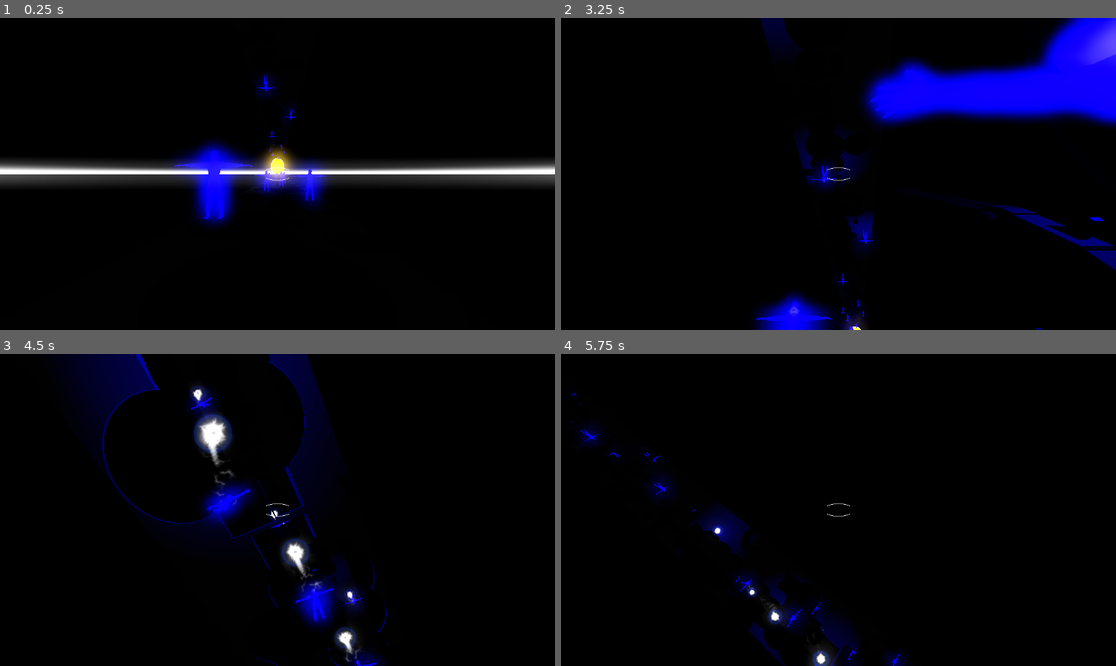
Above: before the commit, frames 1-4 (two rows, left to right).
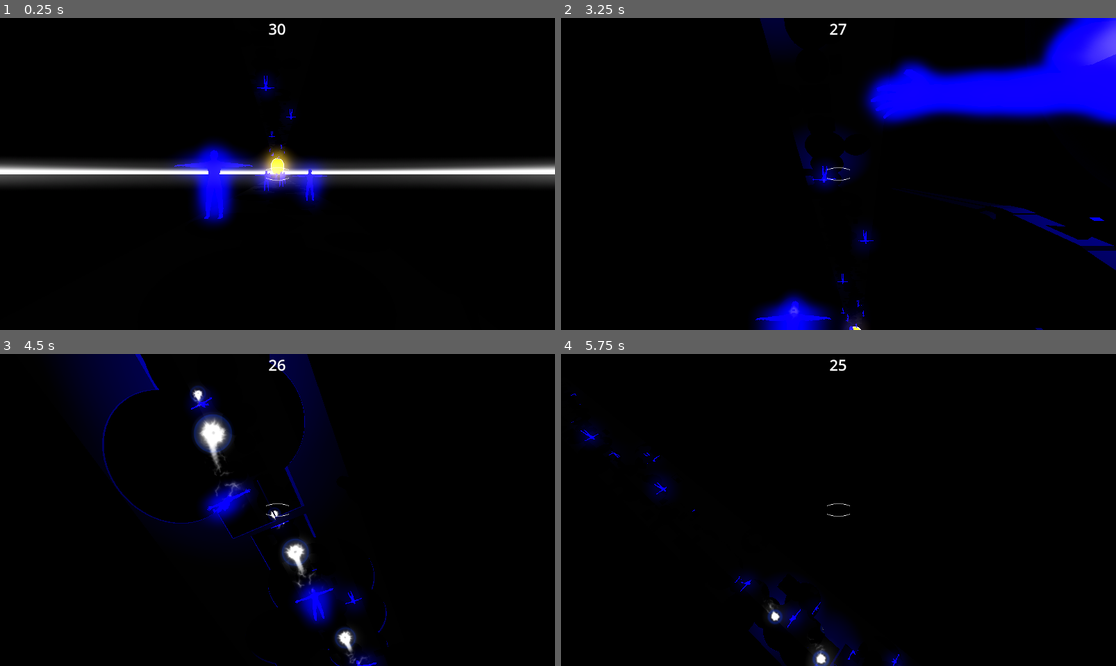
Above: after the commit, the same moments.

Repository: Games4Doritos/UWAGameJam2
Game: Godot game, scene res://Scenes/world.tscn
The game is run twice, just before and just after one commit, with the same random seed, the same clock (stepped at 60 frames per second) and the same inputs. This scene is started directly instead of the project's main scene.
Inputs (mouse positions are in pixels of both pictures, inside the frame that each line leads up to):
- Up to frame 1 (0.25 s): no input
- Up to frame 2 (3.25 s): move the mouse to (866, 174) at 0.52 s; hold Shift (run) 0.53-1.28 s; hold W (forward) from 0.53 s (still down); click (866, 174) at 0.67 s; tap Space (jump) at 0.77, 1.52, 3.02 s; move the mouse to (810, 174) at 1.27 s; click (810, 174) at 1.35 s; move the mouse to (849, 167) at 2.02 s; hold Shift (run) 2.03-2.78 s; click (849, 167) at 2.17 s; move the mouse to (832, 180) at 2.77 s; click (832, 180) at 2.85 s
- Up to frame 3 (4.5 s): keep holding W (forward); move the mouse to (316, 513) at 3.52 s; hold Shift (run) 3.53-4.28 s; click (316, 513) at 3.67 s; tap Space (jump) at 3.77 s; move the mouse to (233, 506) at 4.27 s; click (233, 506) at 4.35 s
- Up to frame 4 (5.75 s): keep holding W (forward); tap Space (jump) at 4.52 s; move the mouse to (844, 510) at 5.02 s; hold Shift (run) from 5.03 s (still down); click (844, 510) at 5.17 s

The runs differ from the first frame. In frame 1, less than 0.1% of the frame differs, in the area x 48-52%, y 1-6%; in frame 2, 0.3%; in frame 3, 0.8%; in frame 4, 0.9%, in the area x 21-52%, y 1-100%.

Commit message:
feat: Game End timer
- The game ends in 30 seconds.
- If you kill enemies or projectiles you gain another second.
- tweaked the range of the enemies to lower the difficulty.

Diff:
--- /dev/null
+++ b/Scenes/UI.tscn
@@ -0,0 +1,29 @@
+[gd_scene format=3 uid="uid://daf0uiabkcwkd"]
+
+[node name="Ui" type="Control"]
+layout_mode = 3
+anchors_preset = 15
+anchor_right = 1.0
+anchor_bottom = 1.0
+grow_horizontal = 2
+grow_vertical = 2
+mouse_filter = 2
+
+[node name="CenterContainer" type="CenterContainer" parent="."]
+layout_mode = 1
+anchors_preset = 10
+anchor_right = 1.0
+offset_bottom = 23.0
+grow_horizontal = 2
+mouse_filter = 2
+
+[node name="Label" type="Label" parent="CenterContainer"]
+layout_mode = 2
+theme_override_colors/font_color = Color(1, 1, 1, 1)
+theme_override_colors/font_shadow_color = Color(0, 0, 0, 0)
+theme_override_colors/font_outline_color = Color(0, 0, 0, 1)
+theme_override_constants/shadow_offset_x = 2
+theme_override_constants/shadow_offset_y = 2
+theme_override_constants/outline_size = 1
+theme_override_font_sizes/font_size = 32
+text = "30"
--- a/Scenes/enemy.tscn
+++ b/Scenes/enemy.tscn
@@ -419,11 +419,11 @@
 shape = SubResource("CapsuleShape3D_287tu")
 
 [node name="Physical Bone mixamorig_Neck" type="PhysicalBone3D" parent="RootNode/Skeleton3D/PhysicalBoneSimulator3D" index="4"]
-transform = Transform3D(-1, 9.3311095e-17, 1.459049e-16, -1.2246469e-16, 0.2147305, -0.97667336, -1.2246469e-16, -0.97667336, -0.2147305, 0.010082372, 2.2031326, -0.006278107)
+transform = Transform3D(-1, 9.3311095e-17, 1.459049e-16, -1.2246469e-16, 0.2147305, -0.97667336, -1.2246469e-16, -0.97667336, -0.2147305, 0.010082372, 2.2031326, -0.0063235015)
 collision_layer = 2
 joint_type = 5
-joint_offset = Transform3D(1, 0, 0, 0, 1, 0, 0, 0, 1, 6.4820513e-25, -0.00048739184, 0.043535106)
-body_offset = Transform3D(-1, 0, 1.4889251e-23, 0, 0.2147305, -0.97667336, 0, -0.97667336, -0.2147305, 0, 0.042624235, 0.008872292)
+joint_offset = Transform3D(1, 0, 0, 0, 1, 0, 0, 0, 1, 6.4806e-25, -0.00053172745, 0.04352536)
+body_offset = Transform3D(-1, 0, 1.4889251e-23, 0, 0.2147305, -0.97667336, 0, -0.97667336, -0.2147305, 0, 0.042624235, 0.0088268975)
 bone_name = "mixamorig_Neck"
 joint_constraints/x/linear_limit_enabled = true
 joint_constraints/x/linear_limit_upper = 0.0
@@ -746,11 +746,11 @@
 shape = SubResource("CapsuleShape3D_ve8xs")
 
 [node name="Physical Bone mixamorig_LeftLeg" type="PhysicalBone3D" parent="RootNode/Skeleton3D/PhysicalBoneSimulator3D" index="13"]
-transform = Transform3D(-0.99771625, 7.7153054e-05, -0.06754491, -0.06754473, 0.0013993804, 0.9977153, 0.00017149778, 0.9999991, -0.0013909731, 0.24248031, 0.40929663, -0.0024025547)
+transform = Transform3D(-0.99771625, 7.7153054e-05, -0.06754491, -0.06754473, 0.0013993804, 0.9977153, 0.00017149778, 0.9999991, -0.0013909731, 0.24248031, 0.40929666, -0.002391206)
 collision_layer = 2
 joint_type = 2
-joint_offset = Transform3D(1, 0, 0, 0, 1, 0, 0, 0, 1, 0.0033574759, -0.00013558115, 0.31621438)
-body_offset = Transform3D(1, -6.9562375e-06, -8.696245e-07, -8.86412e-07, 4.48199e-07, -1.0000001, 6.956223e-06, 1.0000001, 4.483154e-07, -0.0033572018, 0.3162144, 0.00013541605)
+joint_offset = Transform3D(1, 0, 0, 0, 1, 0, 0, 0, 1, 0.0033574759, -0.00014692979, 0.31621438)
+body_offset = Transform3D(1, -6.9562375e-06, -8.696245e-07, -8.86412e-07, 4.48199e-07, -1.0000001, 6.956223e-06, 1.0000001, 4.483154e-07, -0.0033572018, 0.3162144, 0.00014676468)
 bone_name = "mixamorig_LeftLeg"
 joint_constraints/swing_span = 45.0
 joint_constraints/twist_span = 0.0
@@ -838,11 +838,11 @@
 shape = SubResource("CapsuleShape3D_c1gwg")
 
 [node name="Physical Bone mixamorig_RightUpLeg" type="PhysicalBone3D" parent="RootNode/Skeleton3D/PhysicalBoneSimulator3D" index="15"]
-transform = Transform3D(-0.9965967, -3.73e-06, 0.08243269, 0.08243263, -0.0012337533, 0.9965959, 9.798429e-05, 0.9999992, 0.0012298619, -0.1724508, 1.0286975, -0.0035341387)
+transform = Transform3D(-0.9965967, -3.907928e-06, 0.08243269, 0.08243263, -0.0012337533, 0.9965959, 9.7806966e-05, 0.9999992, 0.0012298765, -0.1724508, 1.0286975, -0.0035341387)
 collision_layer = 2
 joint_type = 2
-joint_offset = Transform3D(1, 0, 0, 0, 1, 0, 0, 0, 1, 6.869516e-08, -9.677538e-08, 0.3051749)
-body_offset = Transform3D(0.99999976, 3.7165155e-06, -2.2509971e-07, -2.1733362e-07, 3.168825e-07, -0.99999976, -3.716501e-06, 1, 3.1711534e-07, 0, 0.30517483, 0)
+joint_offset = Transform3D(1, 0, 0, 0, 1, 0, 0, 0, 1, 6.869474e-08, -1.0125178e-07, 0.3051749)
+body_offset = Transform3D(0.99999976, 3.893838e-06, -2.2509822e-07, -2.1711558e-07, 3.3155084e-07, -0.99999976, -3.8938233e-06, 1, 3.3178367e-07, 0, 0.30517483, 0)
 bone_name = "mixamorig_RightUpLeg"
 joint_constraints/swing_span = 45.0
 joint_constraints/twist_span = 0.0
--- a/Scenes/world.tscn
+++ b/Scenes/world.tscn
@@ -1,13 +1,14 @@
-[gd_scene load_steps=13 format=3 uid="uid://iwfgkvarjm0n"]
+[gd_scene load_steps=14 format=3 uid="uid://iwfgkvarjm0n"]
 
 [ext_resource type="Script" uid="uid://dj1wthwtr1vnm" path="res://Scripts/world.gd" id="1_a02cp"]
-[ext_resource type="PackedScene" uid="uid://o3ub2oantqqe" path="res://Scenes/player.tscn" id="3_5a7ea"]
+[ext_resource type="PackedScene" uid="uid://o3ub2oantqqe" path="res://Scenes/Player.tscn" id="3_5a7ea"]
 [ext_resource type="PackedScene" uid="uid://drljc12idjfwg" path="res://Scenes/pauseMenu.tscn" id="3_8j60k"]
 [ext_resource type="PackedScene" uid="uid://cyxhqcptr46vf" path="res://Scenes/platform.tscn" id="4_8j60k"]
 [ext_resource type="PackedScene" uid="uid://08c42j810hqm" path="res://Scenes/enemy.tscn" id="5_fo5ed"]
 [ext_resource type="PackedScene" uid="uid://bku0fcxthrbtm" path="res://Scenes/world_boundary.tscn" id="6_5ukr8"]
 [ext_resource type="PackedScene" uid="uid://o7drq7xbcxxg" path="res://Scenes/portal.tscn" id="7_o06y3"]
-[ext_resource type="PackedScene" path="res://Scenes/game_over.tscn" id="8_k7acu"]
+[ext_resource type="PackedScene" uid="uid://cc88tjur4l33c" path="res://Scenes/game_over.tscn" id="8_k7acu"]
+[ext_resource type="PackedScene" uid="uid://daf0uiabkcwkd" path="res://Scenes/UI.tscn" id="9_5v1tr"]
 
 [sub_resource type="ProceduralSkyMaterial" id="ProceduralSkyMaterial_5ukr8"]
 sky_top_color = Color(0, 0, 0, 1)
@@ -74,4 +75,10 @@
 [node name="GameOver" parent="." instance=ExtResource("8_k7acu")]
 visible = false
 
+[node name="Ui" parent="." instance=ExtResource("9_5v1tr")]
+
+[node name="Timer2" type="Timer" parent="."]
+autostart = true
+
 [connection signal="timeout" from="gravityTimer" to="." method="_on_gravity_timer_timeout"]
+[connection signal="timeout" from="Timer2" to="." method="_on_timer_2_timeout"]
--- a/Scripts/bullet.gd
+++ b/Scripts/bullet.gd
@@ -27,5 +27,6 @@
 	if area.is_in_group("enemyProjectile"):
 		mesh.visible = false
 		particles.emitting = true
+		get_tree().current_scene.time += 1
 		await get_tree().create_timer(1.0).timeout
 		queue_free()
--- a/Scripts/enemy.gd
+++ b/Scripts/enemy.gd
@@ -16,6 +16,7 @@
 
 func _on_area_3d_area_entered(area: Area3D) -> void:
 	if area.is_in_group("bullet") and !is_ragdoll:
+		get_tree().current_scene.time += 1
 		var newMaterial = $RootNode/Skeleton3D/Cube_001.get_surface_override_material(0).duplicate()
 		newMaterial.emission = Color(0,0,0,1)
 		$RootNode/Skeleton3D/Cube_001.set_surface_override_material(0, newMaterial)
@@ -28,7 +29,7 @@
 
 
 func _on_timer_timeout() -> void:
-	if (global_position-player.global_position).length() < 50:
+	if (global_position-player.global_position).length() < 40:
 		var ballInstance = ball.instantiate()
 		ballInstance.position = $RootNode/Skeleton3D/mixamorig_Head.global_position
 
--- a/Scripts/world.gd
+++ b/Scripts/world.gd
@@ -5,6 +5,7 @@
 var droppedGun = preload("res://Scenes/dropped_gun.tscn")
 
 var gameover = false
+var time = 30
 
 func _ready() -> void:
 	Input.mouse_mode = Input.MOUSE_MODE_CAPTURED
@@ -37,3 +38,9 @@
 		for bone in enemy.get_node("RootNode/Skeleton3D/PhysicalBoneSimulator3D").get_children():
 			if bone is PhysicalBone3D:
 				bone.gravity_scale = -bone.gravity_scale
+
+func _on_timer_2_timeout() -> void:
+	time -= 1
+	$Ui.get_node("CenterContainer/Label").text = str(time)
+	if time == 0:
+		gameOver()
